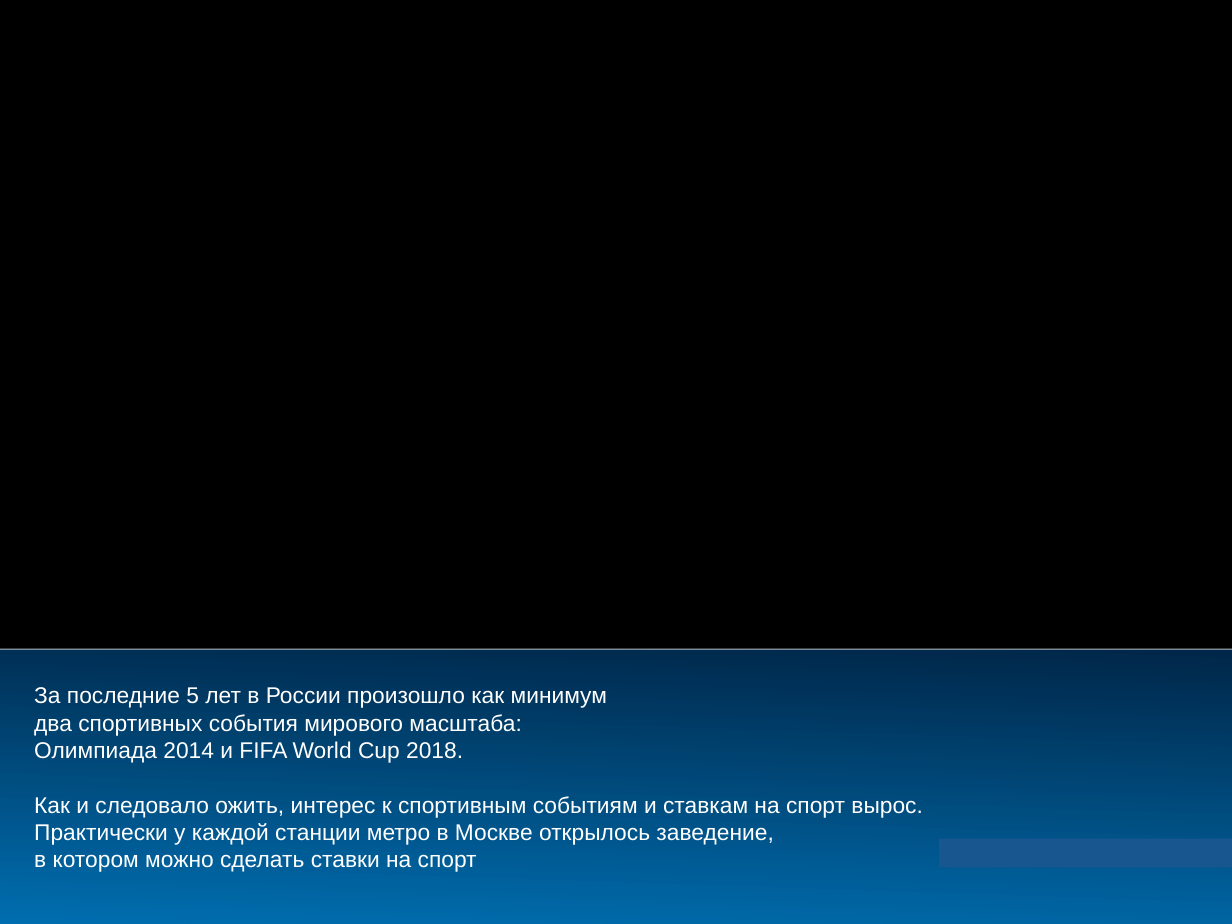
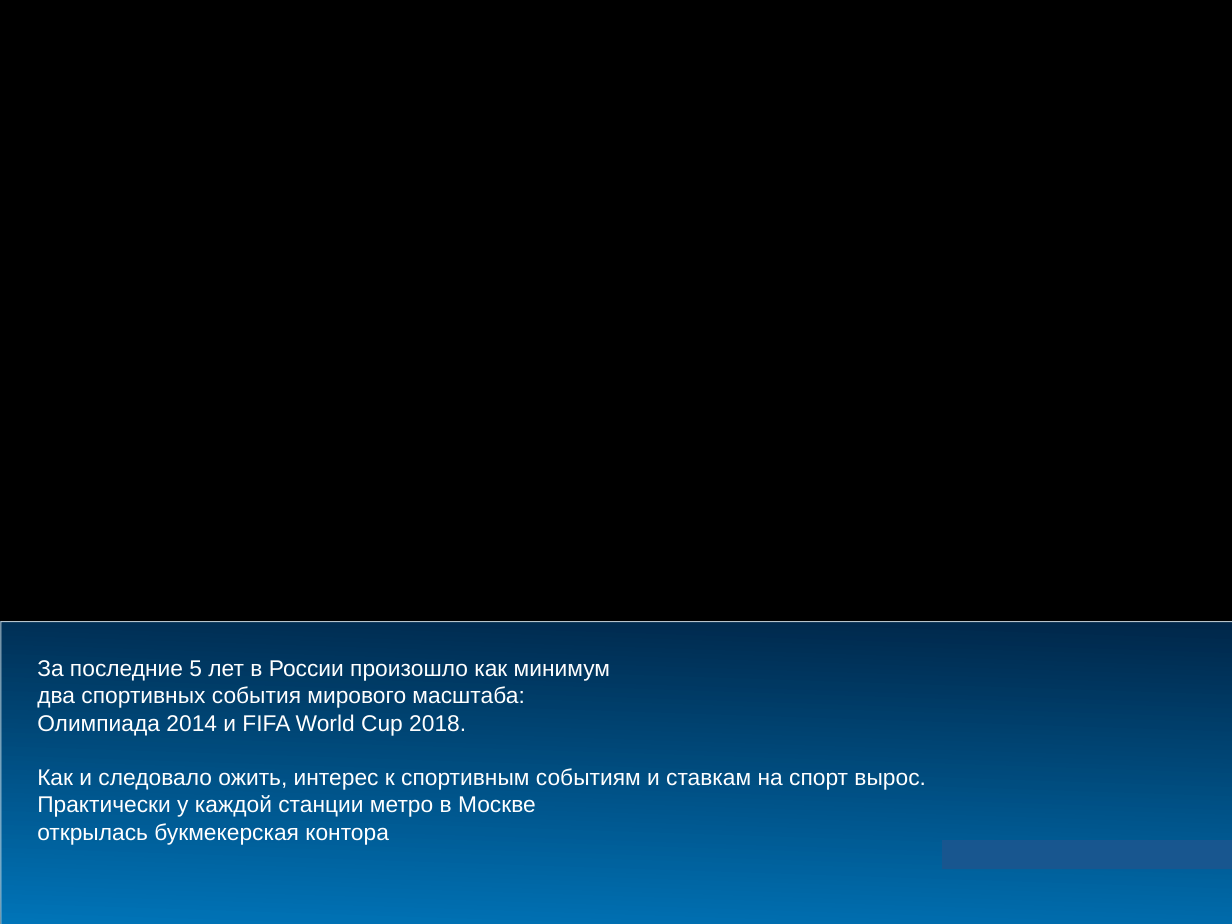
Before and after one commit to padap/hse_smart_contracts, a slide deck: slide 2 of presentation.pptx. Drawn at 1232x924 pixels with LibreOffice and Linux fonts; fonts in the diff are those of the drawing; background and template pictures are left out. Boxes give left, top, right and bottom in pixels: in the first picture for what was removed or moved away, otherwise in the second. Text is boxed around its words. In the diff, an @@ line names an element or a change of style, - is before the commit and + after.

Commit message:
presentation add 2 slides

```diff
--- a/presentation.pptx
+++ b/presentation.pptx
@@ rectangle "За последние 5 лет в ...": place and size @@
-rectangle "За последние 5 лет в ..." at <box>0,649,1232,924</box>
+rectangle "За последние 5 лет в ..." at <box>1,622,1232,924</box>
@@ text in rectangle at <box>37,768,926,845</box>: text changed @@
-Как и следовало ожить, интерес к спортивным событиям и ставкам на спорт вырос.
-Практически у каждой станции метро в Москве открылось заведение,
-в котором можно сделать ставки на спорт
+Как и следовало ожить, интерес к спортивным событиям и ставкам на спорт вырос.
+Практически у каждой станции метро в Москве
+открылась букмекерская контора
@@ rectangle: place and size @@
-rectangle at <box>939,839,1232,867</box>
+rectangle at <box>943,840,1232,869</box>
```
Also in this commit, not shown: 4 other slides changed, 2 slides added, 2 slides removed, 1 other file.
